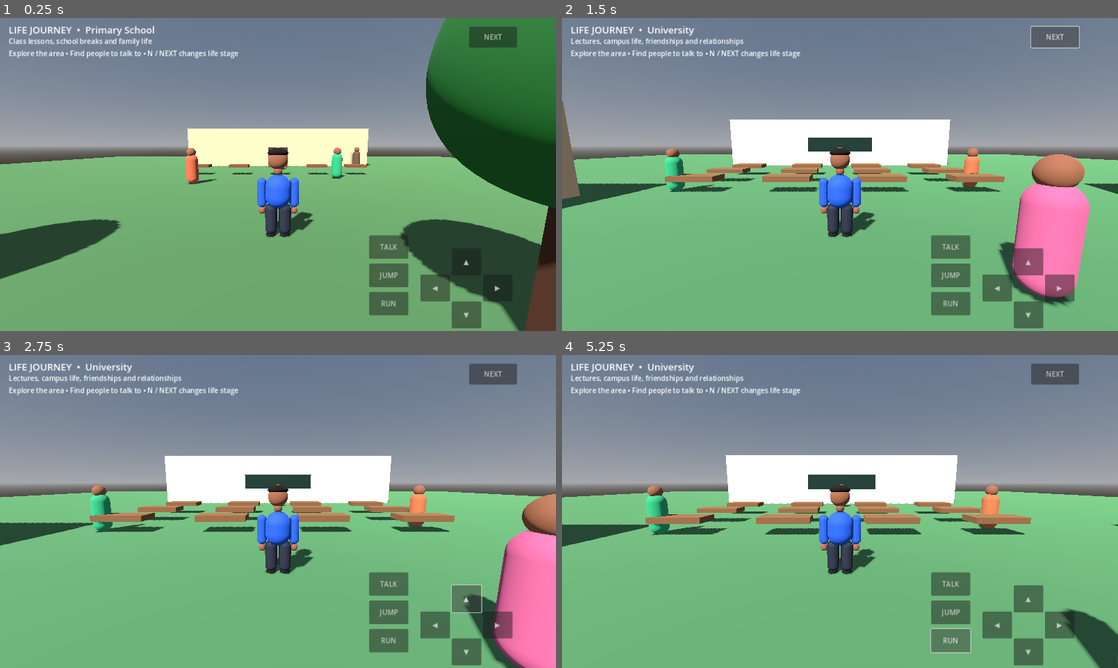
Above: before the commit, frames 1-4 (two rows, left to right).
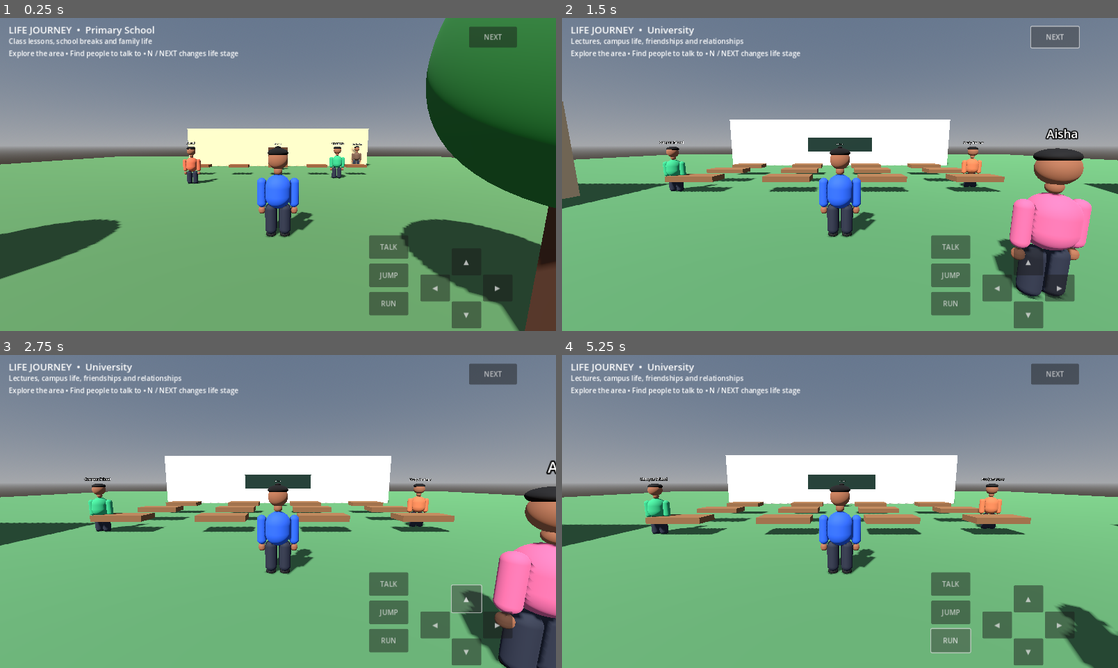
Above: after the commit, the same moments.

Repository: ntambalikachimwemwe-prog/Who-am-l-whatsapp
Game: Godot game, scene res://scenes/main.tscn
Two runs of this game, one before a commit and one after it. Both use one fixed random seed, a clock stepped at 60 frames per second and the inputs below.
Inputs:
- Up to frame 1 (0.25 s): no input
- Up to frame 2 (1.5 s): click "NEXT" at 0.5 s; click "NEXT" at 1.25 s
- Up to frame 3 (2.75 s): click "▲" at 2 s
- Up to frame 4 (5.25 s): click "▼" at 2.75 s; click "◀" at 3.5 s; click "▶" at 4.25 s; click "RUN" at 5 s

The runs differ from the first frame. In frame 1, 0.5% of the frame differs, in the area x 32-66%, y 39-54%; in frame 2, 4.4%; in frame 3, 4.6%, in the area x 15-100%, y 33-100%; in frame 4, 1.2%.

Commit message:
Give game characters recognisable human body models and name tags

Diff:
--- a/life-simulator/scripts/world.gd
+++ b/life-simulator/scripts/world.gd
@@ -99,33 +99,59 @@
 	player.position = Vector3(0, 0.2, 6)
 	add_child(player)
 
+func _person_part(parent: Node3D, part_name: String, radius: float, height: float, color: Color, local_pos: Vector3) -> void:
+	var part := MeshInstance3D.new()
+	part.name = part_name
+	var mesh := CapsuleMesh.new()
+	mesh.radius = radius
+	mesh.height = height
+	part.mesh = mesh
+	part.material_override = _material(color)
+	part.position = local_pos
+	parent.add_child(part)
+
 func _spawn_npc(npc_name: String, pos: Vector3, color: Color, role: String) -> void:
 	var npc := StaticBody3D.new()
 	npc.name = npc_name
 	npc.position = pos
-	var body := MeshInstance3D.new()
-	var capsule := CapsuleMesh.new()
-	capsule.radius = 0.34
-	capsule.height = 1.7
-	body.mesh = capsule
-	body.position.y = 0.85
-	body.material_override = _material(color)
-	npc.add_child(body)
+	# Separate head, torso, arms and legs make people easier to recognise at game distance.
+	_person_part(npc, "Shirt", 0.31, 0.82, color, Vector3(0, 1.12, 0))
+	_person_part(npc, "Neck", 0.10, 0.20, Color(0.48, 0.29, 0.19), Vector3(0, 1.62, 0))
 	var head := MeshInstance3D.new()
+	head.name = "Head"
 	var head_mesh := SphereMesh.new()
-	head_mesh.radius = 0.25
-	head_mesh.height = 0.5
+	head_mesh.radius = 0.235
+	head_mesh.height = 0.47
 	head.mesh = head_mesh
-	head.position.y = 1.82
+	head.position.y = 1.88
 	head.material_override = _material(Color(0.48, 0.29, 0.19))
 	npc.add_child(head)
+	var hair := MeshInstance3D.new()
+	var hair_mesh := SphereMesh.new()
+	hair_mesh.radius = 0.24
+	hair_mesh.height = 0.22
+	hair.mesh = hair_mesh
+	hair.position = Vector3(0, 2.04, -0.025)
+	hair.material_override = _material(Color(0.055, 0.04, 0.03))
+	npc.add_child(hair)
+	for side in [-1.0, 1.0]:
+		_person_part(npc, "Arm", 0.115, 0.72, color, Vector3(side * 0.39, 1.08, 0))
+		_person_part(npc, "Hand", 0.08, 0.18, Color(0.48, 0.29, 0.19), Vector3(side * 0.39, 0.62, 0))
+		_person_part(npc, "Trousers", 0.145, 0.78, Color(0.12, 0.13, 0.17), Vector3(side * 0.17, 0.36, 0))
+		_person_part(npc, "Shoe", 0.13, 0.22, Color(0.045, 0.04, 0.035), Vector3(side * 0.17, 0.04, -0.04))
 	var collision := CollisionShape3D.new()
 	var shape := CapsuleShape3D.new()
 	shape.radius = 0.34
-	shape.height = 1.7
+	shape.height = 1.85
 	collision.shape = shape
-	collision.position.y = 0.85
+	collision.position.y = 0.94
 	npc.add_child(collision)
+	var name_tag := Label3D.new()
+	name_tag.text = npc_name
+	name_tag.position.y = 2.35
+	name_tag.billboard = BaseMaterial3D.BILLBOARD_ENABLED
+	name_tag.font_size = 32
+	npc.add_child(name_tag)
 	stage_container.add_child(npc)
 	npc.set_meta("npc_name", npc_name)
 	npc.set_meta("role", role)
